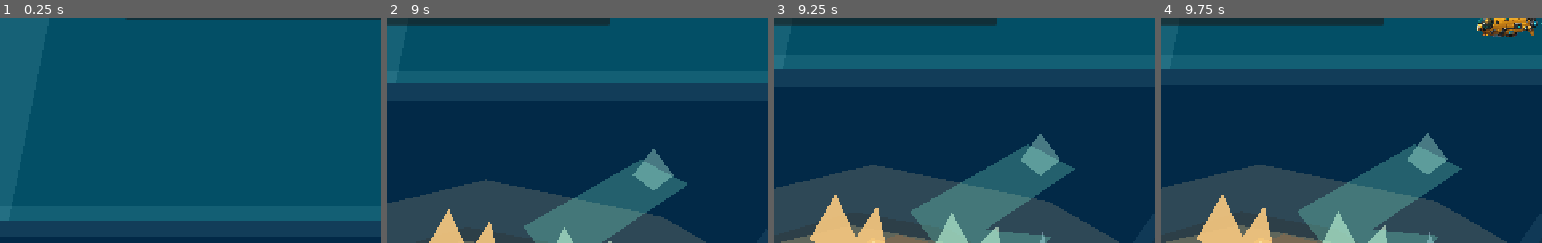
Above: before the commit, frames 1-4 (left to right).
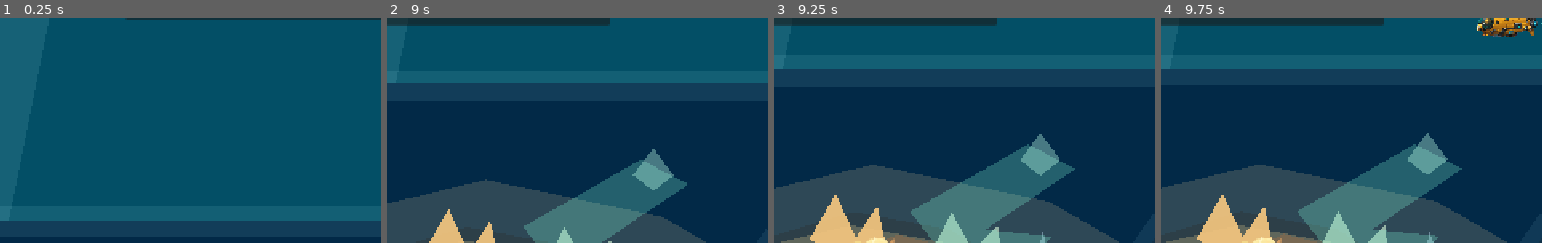
Above: after the commit, the same moments.

Repository: joeypshell/OceanGame
Game: Godot game, scene res://scenes/Main.tscn
The game is run twice, just before and just after one commit, with the same random seed, the same clock (stepped at 60 frames per second) and the same inputs.
Inputs:
- Up to frame 1 (0.25 s): no input
- Up to frame 2 (9 s): tap Enter at 0.5 s; hold D (move_right) 0.53-1.28 s; tap E (interact) every 1.5 s from 0.6 to 8.1 s; hold S (move_down) 1.28-2.03 s; tap F (scan) every 1.5 s from 1.35 to 8.85 s; hold D (move_right) 2.03-2.78 s; hold Space (burst_thruster) 2.78-3.53 s; tap R (restart_dive) at 3.5 s; hold A (move_left) 3.53-5.03 s; hold S (move_down) 5.03-5.78 s; hold D (move_right) 5.78-6.53 s; hold Space (burst_thruster) 6.53-7.28 s; hold D (move_right) 7.28-8.03 s; hold S (move_down) 8.03-8.78 s; hold A (move_left) from 8.78 s (still down)
- Up to frame 3 (9.25 s): keep holding A (move_left)
- Up to frame 4 (9.75 s): release A (move_left) at 9.53 s; hold Space (burst_thruster) from 9.53 s (still down); tap E (interact) at 9.6 s
The pictures show only the part of the screen within x 17-67%, y 50-100%; the shares and areas given below are measured in that part.

Frames 1-2 are identical in both runs. In frame 3, 0.1% of the frame differs, in the area x 24-32%, y 97-100%; in frame 4, 0.1%.

Commit message:
Resolve #185 shell fragments sprite asset

Diff:
--- /dev/null
+++ b/assets/exports/sprites/resource_shell_fragments_sprite_v1.svg
@@ -0,0 +1,25 @@
+<svg xmlns="http://www.w3.org/2000/svg" width="96" height="96" viewBox="0 0 96 96">
+  <defs>
+    <linearGradient id="shell" x1="0" y1="0" x2="0" y2="1">
+      <stop offset="0%" stop-color="#fff2b3"/>
+      <stop offset="52%" stop-color="#efc86e"/>
+      <stop offset="100%" stop-color="#b8783f"/>
+    </linearGradient>
+    <linearGradient id="shadow" x1="0" y1="0" x2="1" y2="1">
+      <stop offset="0%" stop-color="#6e4938" stop-opacity="0.2"/>
+      <stop offset="100%" stop-color="#412728" stop-opacity="0.58"/>
+    </linearGradient>
+  </defs>
+  <ellipse cx="48" cy="77" rx="34" ry="8" fill="#402936" opacity="0.28"/>
+  <path d="M14 62 C18 33, 39 15, 66 20 C82 31, 88 52, 76 68 C57 78, 34 77, 14 62 Z" fill="url(#shell)"/>
+  <path d="M14 62 C32 68, 57 72, 76 68 C62 80, 35 82, 14 62 Z" fill="url(#shadow)"/>
+  <path d="M47 69 C42 52, 42 33, 50 19" fill="none" stroke="#fff8cf" stroke-width="4" stroke-linecap="round" opacity="0.72"/>
+  <path d="M30 65 C28 50, 32 32, 43 21" fill="none" stroke="#fff0aa" stroke-width="4" stroke-linecap="round" opacity="0.62"/>
+  <path d="M64 67 C66 52, 63 34, 56 21" fill="none" stroke="#ffe59a" stroke-width="4" stroke-linecap="round" opacity="0.58"/>
+  <path d="M20 55 C29 52, 38 54, 45 61" fill="none" stroke="#a65d3c" stroke-width="3" stroke-linecap="round" opacity="0.34"/>
+  <path d="M72 58 C62 55, 54 57, 48 64" fill="none" stroke="#8d4d38" stroke-width="3" stroke-linecap="round" opacity="0.34"/>
+  <path d="M24 36 L12 25 L26 25 Z" fill="#f4d98a" opacity="0.9"/>
+  <path d="M72 30 L84 20 L83 37 Z" fill="#d99e61" opacity="0.9"/>
+  <circle cx="33" cy="30" r="3" fill="#fff6c6" opacity="0.7"/>
+  <circle cx="62" cy="28" r="2.5" fill="#ffe49a" opacity="0.66"/>
+</svg>
--- /dev/null
+++ b/assets/source/sprites/resource_shell_fragments_sprite_v1.svg
@@ -0,0 +1,25 @@
+<svg xmlns="http://www.w3.org/2000/svg" width="96" height="96" viewBox="0 0 96 96">
+  <defs>
+    <linearGradient id="shell" x1="0" y1="0" x2="0" y2="1">
+      <stop offset="0%" stop-color="#fff2b3"/>
+      <stop offset="52%" stop-color="#efc86e"/>
+      <stop offset="100%" stop-color="#b8783f"/>
+    </linearGradient>
+    <linearGradient id="shadow" x1="0" y1="0" x2="1" y2="1">
+      <stop offset="0%" stop-color="#6e4938" stop-opacity="0.2"/>
+      <stop offset="100%" stop-color="#412728" stop-opacity="0.58"/>
+    </linearGradient>
+  </defs>
+  <ellipse cx="48" cy="77" rx="34" ry="8" fill="#402936" opacity="0.28"/>
+  <path d="M14 62 C18 33, 39 15, 66 20 C82 31, 88 52, 76 68 C57 78, 34 77, 14 62 Z" fill="url(#shell)"/>
+  <path d="M14 62 C32 68, 57 72, 76 68 C62 80, 35 82, 14 62 Z" fill="url(#shadow)"/>
+  <path d="M47 69 C42 52, 42 33, 50 19" fill="none" stroke="#fff8cf" stroke-width="4" stroke-linecap="round" opacity="0.72"/>
+  <path d="M30 65 C28 50, 32 32, 43 21" fill="none" stroke="#fff0aa" stroke-width="4" stroke-linecap="round" opacity="0.62"/>
+  <path d="M64 67 C66 52, 63 34, 56 21" fill="none" stroke="#ffe59a" stroke-width="4" stroke-linecap="round" opacity="0.58"/>
+  <path d="M20 55 C29 52, 38 54, 45 61" fill="none" stroke="#a65d3c" stroke-width="3" stroke-linecap="round" opacity="0.34"/>
+  <path d="M72 58 C62 55, 54 57, 48 64" fill="none" stroke="#8d4d38" stroke-width="3" stroke-linecap="round" opacity="0.34"/>
+  <path d="M24 36 L12 25 L26 25 Z" fill="#f4d98a" opacity="0.9"/>
+  <path d="M72 30 L84 20 L83 37 Z" fill="#d99e61" opacity="0.9"/>
+  <circle cx="33" cy="30" r="3" fill="#fff6c6" opacity="0.7"/>
+  <circle cx="62" cy="28" r="2.5" fill="#ffe49a" opacity="0.66"/>
+</svg>
--- a/scenes/Main.tscn
+++ b/scenes/Main.tscn
@@ -14,6 +14,7 @@
 [ext_resource type="Texture2D" path="res://assets/exports/sprites/resource_glow_plankton_sprite_v1.svg" id="12_glow_plankton_sprite"]
 [ext_resource type="PackedScene" path="res://scenes/readability/PressureGateVisuals.tscn" id="13_pressure_gate_visuals"]
 [ext_resource type="Texture2D" path="res://assets/exports/sprites/resource_kelp_fiber_sprite_v1.svg" id="14_kelp_fiber_sprite"]
+[ext_resource type="Texture2D" path="res://assets/exports/sprites/resource_shell_fragments_sprite_v1.svg" id="15_shell_fragments_sprite"]
 
 [sub_resource type="CircleShape2D" id="CircleShape2D_base_zone"]
 radius = 96.0
@@ -926,8 +927,10 @@
 [node name="SpriteAnchor" type="Node2D" parent="ResourcePickups/ShellFragments"]
 
 [node name="Sprite" type="Sprite2D" parent="ResourcePickups/ShellFragments/SpriteAnchor"]
+texture = ExtResource("15_shell_fragments_sprite")
 
 [node name="FallbackVisual" type="Node2D" parent="ResourcePickups/ShellFragments"]
+visible = false
 
 [node name="Visual" type="Polygon2D" parent="ResourcePickups/ShellFragments/FallbackVisual"]
 color = Color(0.96, 0.78, 0.48, 1)
--- a/tests/logic_tests.gd
+++ b/tests/logic_tests.gd
@@ -408,6 +408,11 @@
 	_expect(kelp_sprite.texture != null, "Kelp Fiber should use the first exported source asset sprite")
 	_expect(not kelp_fallback.visible, "Kelp Fiber polygon fallback should be hidden while the sprite asset is active")
 
+	var shell_sprite := main.get_node("ResourcePickups/ShellFragments/SpriteAnchor/Sprite") as Sprite2D
+	var shell_fallback := main.get_node("ResourcePickups/ShellFragments/FallbackVisual") as Node2D
+	_expect(shell_sprite.texture != null, "Shell Fragments should use the first exported source asset sprite")
+	_expect(not shell_fallback.visible, "Shell Fragments polygon fallback should be hidden while the sprite asset is active")
+
 	main.free()
 
 func _test_landmark_region_identity_metadata() -> void:
Not shown, added: assets/licenses/resource_shell_fragments_sprite_v1.txt
Not shown: 1 places in scenes/Main.tscn that only renumber resources
Not shown, changed: docs/current/GAMEPLAY.md
